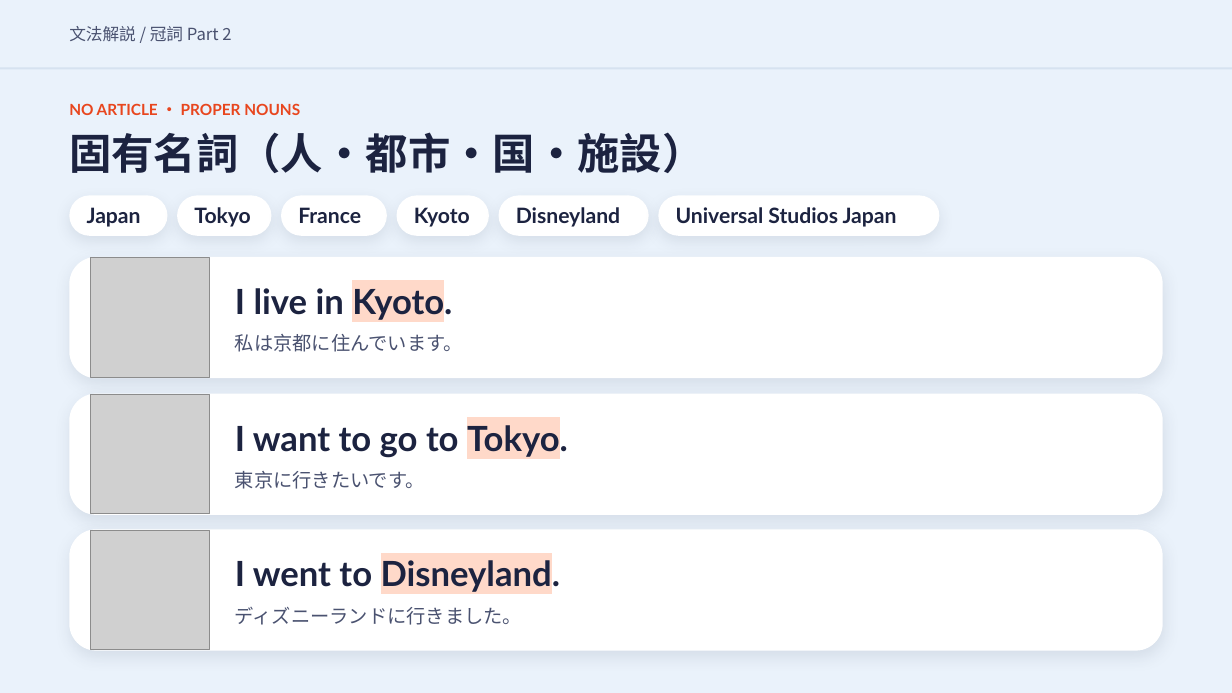
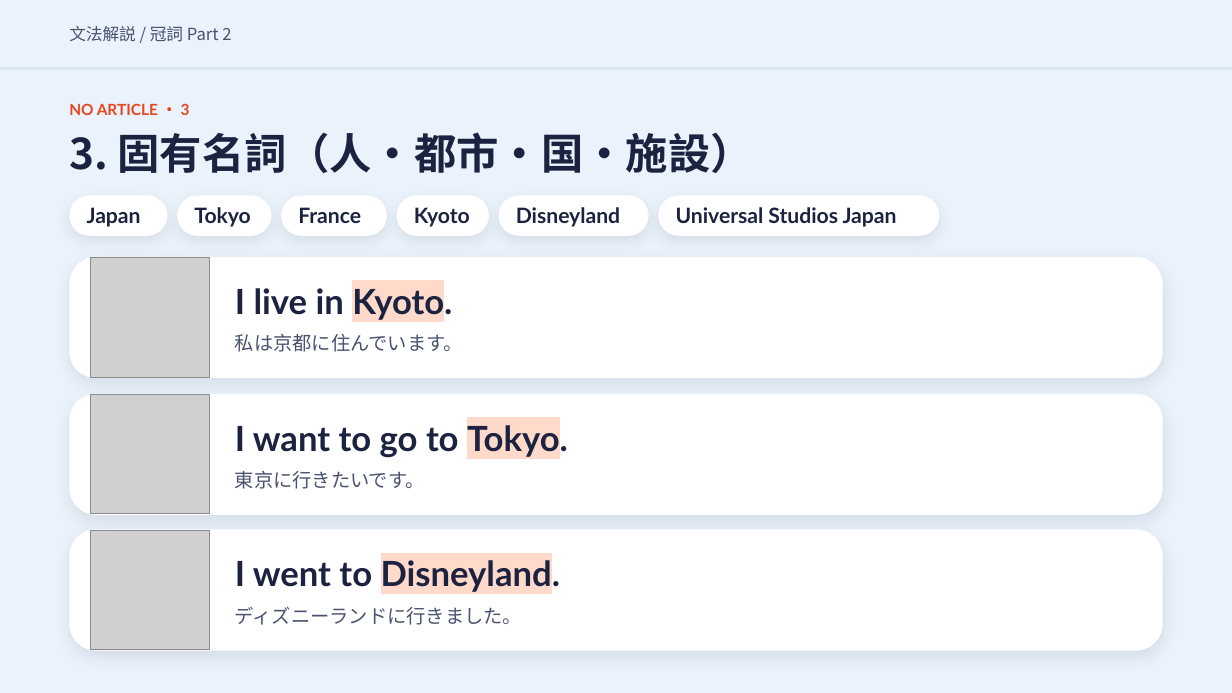
Before and after one commit to hinakajisaki-dev/hina-english, a slide deck: slide 24 of matome/articles-2/articles-2-slides.pptx. Drawn at 1232x693 pixels with LibreOffice and Linux fonts; fonts in the diff are those of the drawing; grey boxes stand for pictures. Boxes give left, top, right and bottom in pixels: in the first picture for what was removed or moved away, otherwise in the second. Text is boxed around its words. In the diff, an @@ line names an element or a change of style, - is before the commit and + after.

```diff
--- a/matome/articles-2/articles-2-slides.pptx
+++ b/matome/articles-2/articles-2-slides.pptx
@@ text at (69, 103, 190, 115): text changed @@
-NO ARTICLE ・ PROPER NOUNS
+NO ARTICLE ・ 3
@@ text at (69, 132, 753, 173): text changed @@
-固有名詞（人・都市・国・施設）
+3. 固有名詞（人・都市・国・施設）
```
Also in this commit, not shown: 9 other slides changed, 2 slides added, 2 slides removed, 9 other files.
